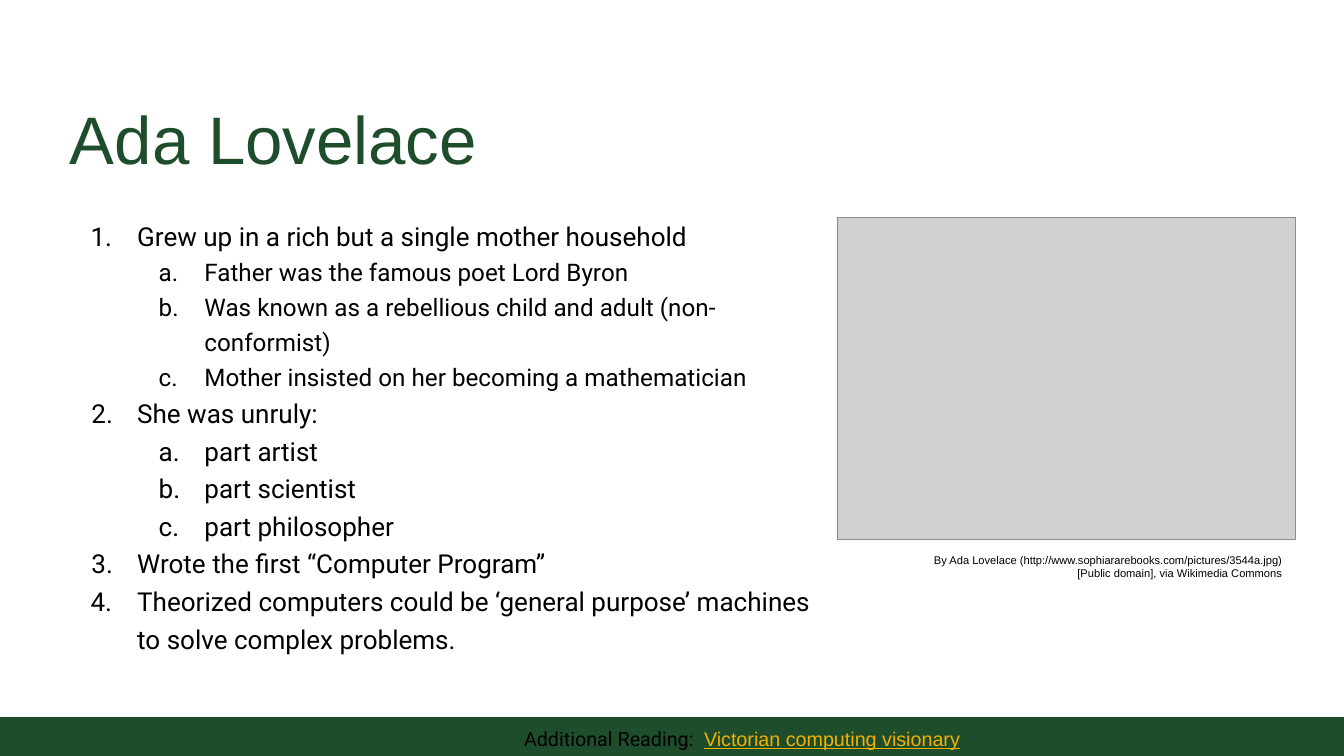
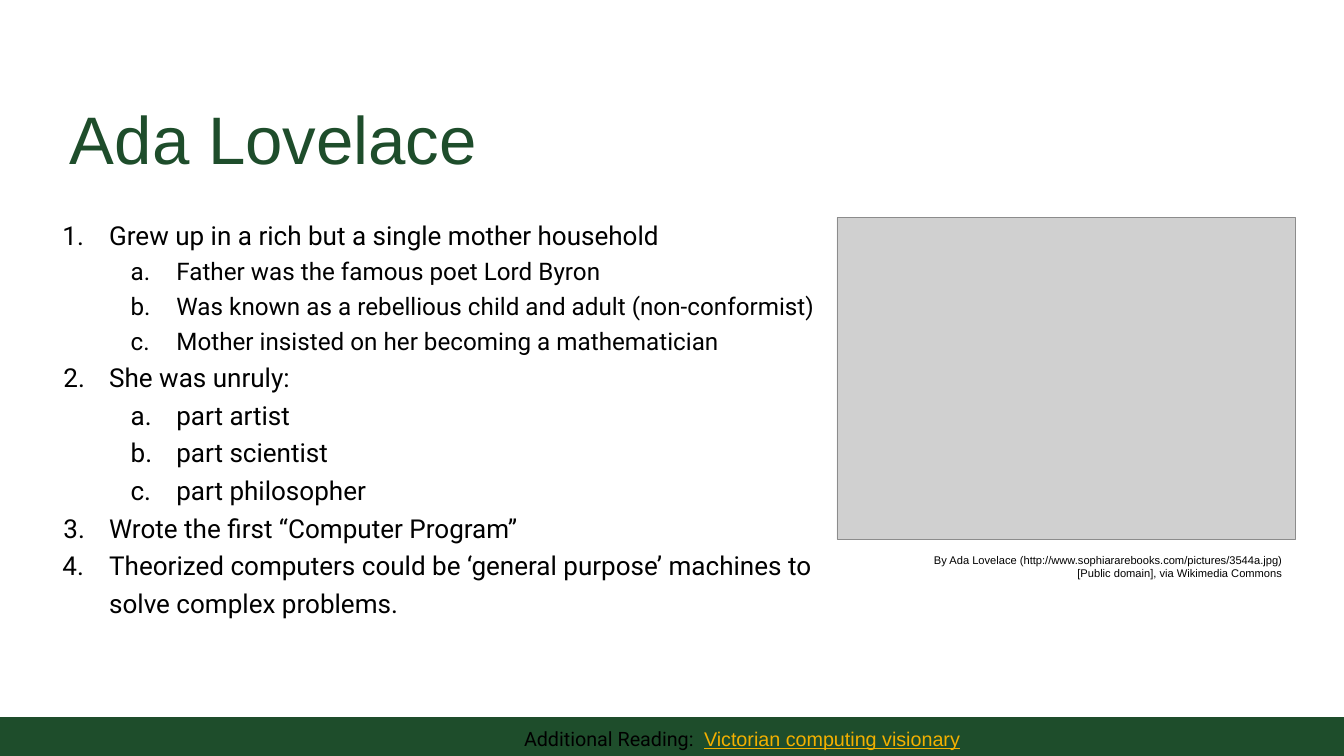
Before and after one commit to CSU-CS150B/handouts, a slide deck: slide 8 of Slides/On-Campus/01_HistoryAndIntro.pptx (slide 7 before the commit). Drawn at 1344x756 pixels with LibreOffice and Linux fonts; fonts in the diff are those of the drawing; grey boxes stand for pictures; background and template pictures are left out. Boxes give left, top, right and bottom in pixels: in the first picture for what was removed or moved away, otherwise in the second. Text is boxed around its words. In the diff, an @@ line names an element or a change of style, - is before the commit and + after.

```diff
--- a/Slides/On-Campus/01_HistoryAndIntro.pptx
+++ b/Slides/On-Campus/01_HistoryAndIntro.pptx
@@ text "Grew up in a rich ..." rewrapped from (137,226,810,617) to (109,225,814,619) @@
```
Also in this commit, not shown: 3 other slides changed, 3 slides added, 1 slide removed, 1 other file.
